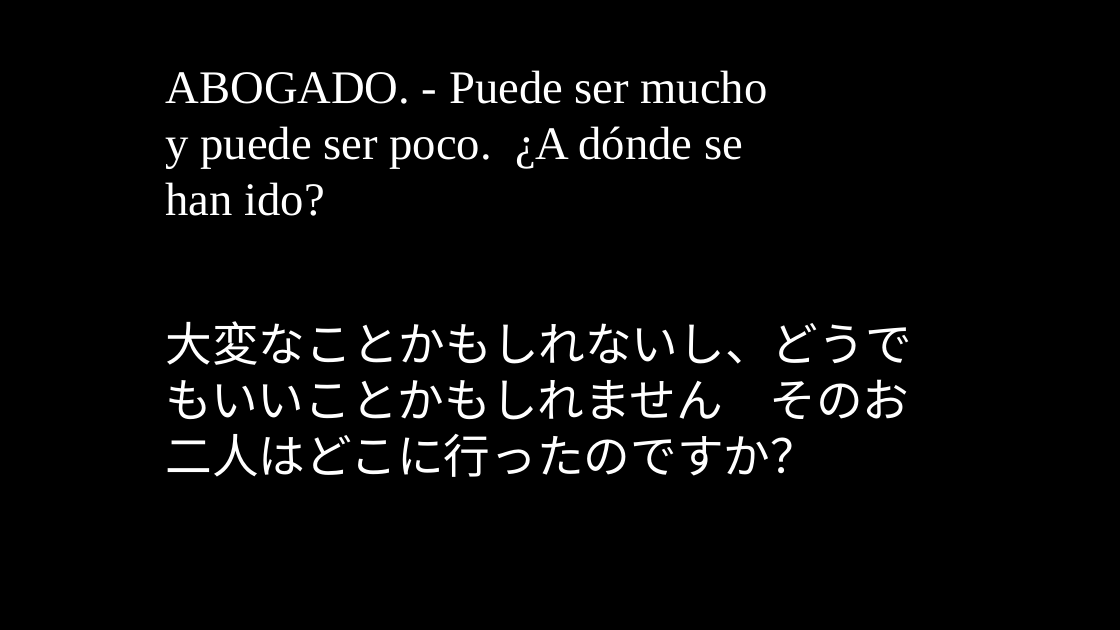
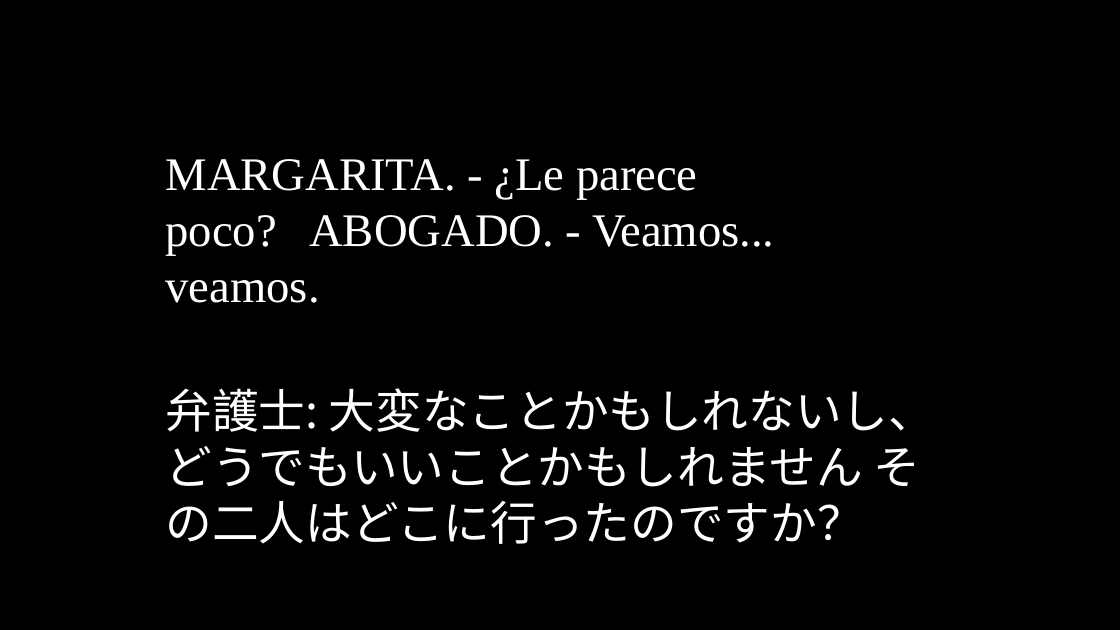
Before and after one commit to oulcggc/lang-drama-caption, a slide deck: slide 64 of complete-cap.pptx (slide 65 before the commit). Drawn at 1120x630 pixels with LibreOffice and Linux fonts; fonts in the diff are those of the drawing. Boxes give left, top, right and bottom in pixels: in the first picture for what was removed or moved away, otherwise in the second. Text is boxed around its words. In the diff, an @@ line names an element or a change of style, - is before the commit and + after.

```diff
--- a/complete-cap.pptx
+++ b/complete-cap.pptx
@@ text removed at [166, 70, 768, 216] @@
-ABOGADO. - Puede ser mucho y puede ser poco. ¿A dónde se han ido?
@@ text added at [166, 159, 775, 303], 40 pt, text #FFFFFF @@
+MARGARITA. - ¿Le parece poco? ABOGADO. - Veamos... veamos.
@@ text at [166, 388, 935, 544]: text changed @@
-大変なことかもしれないし、どうでもいいことかもしれません そのお二人はどこに行ったのですか？
+弁護士: 大変なことかもしれないし、どうでもいいことかもしれません その二人はどこに行ったのですか？
```
Also in this commit, not shown: 97 other slides changed, 60 slides added, 60 slides removed, 1 other file.
